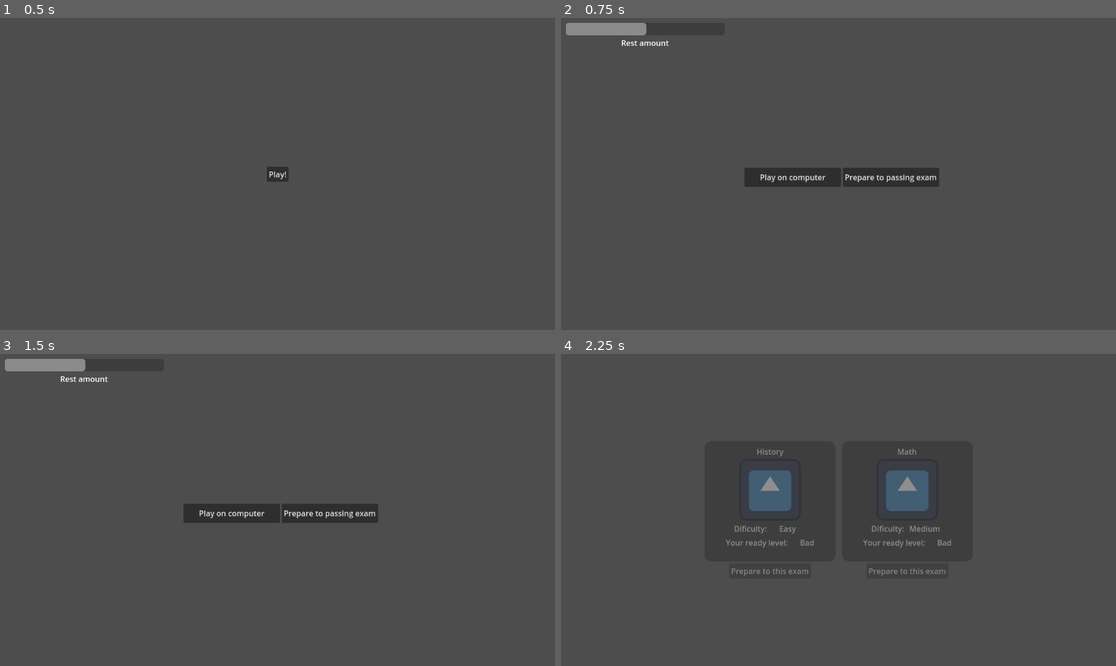
Above: before the commit, frames 1-4 (two rows, left to right).
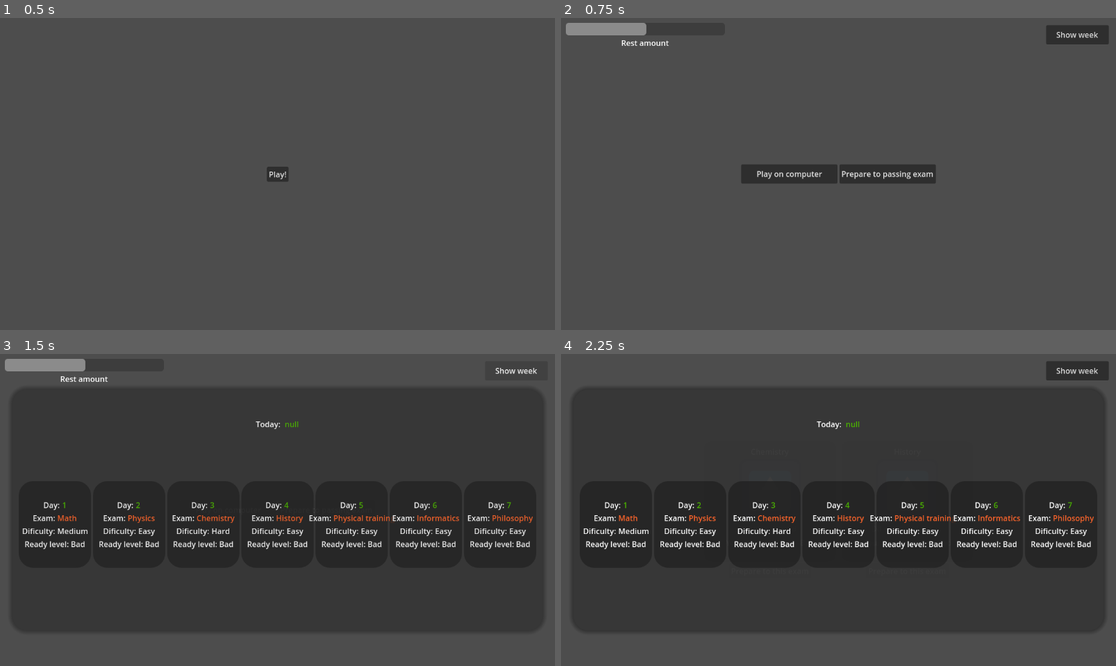
Above: after the commit, the same moments.

Repository: sudo-m3z1m/MakeItBeforeTheTest
Game: Godot game, scene res://Prefabs/UI/main_manu.tscn
The game is run twice, just before and just after one commit, with the same random seed, the same clock (stepped at 60 frames per second) and the same inputs. The engine's default icon, where the game draws it, is replaced by a stand-in: a white triangle on a blue panel in a dark square.
Inputs (mouse positions are in pixels of both pictures, inside the frame that each line leads up to):
- Up to frame 1 (0.5 s): no input
- Up to frame 2 (0.75 s): click "Play!" at 0.5 s
- Up to frame 3 (1.5 s): click (516, 369) at 1.25 s, where only the run after the commit has a clickable "Show week"
- Up to frame 4 (2.25 s): click "Prepare to passing exam" at 2 s

Frame 1 is identical in both runs. In frame 2, 1.8% of the frame differs, in the area x 32-99%, y 2-55%; in frame 3, 23%; in frame 4, 25%, in the area x 2-99%, y 2-89%.

Commit message:
Added week panel to middle step need to remake this to more flexibility

Diff:
--- a/Prefabs/Exams/exam_base.gd
+++ b/Prefabs/Exams/exam_base.gd
@@ -26,6 +26,28 @@
 	PHYS_TRAINING,
 	INFORMATICS,
 	HISTORY
+}
+
+var exam_names: Dictionary = {
+	EXAM_BASE.PHILOSOPHY : "Philosophy",
+	EXAM_BASE.MATH : "Math",
+	EXAM_BASE.CHEMISTRY : "Chemistry",
+	EXAM_BASE.PHYSICS : "Physics",
+	EXAM_BASE.PHYS_TRAINING : "Physical training",
+	EXAM_BASE.INFORMATICS : "Informatics",
+	EXAM_BASE.HISTORY : "History"
+}
+
+var exam_dificults: Dictionary = {
+	2 : "Easy",
+	3 : "Medium",
+	4: "Hard"
+}
+
+var ready_levels: Dictionary = {
+	1 : "Bad",
+	2 : "Simple good", #Need to remake in future
+	3: "Good"
 }
 
 func _ready() -> void:
--- a/Prefabs/UI/exam_ui.gd
+++ b/Prefabs/UI/exam_ui.gd
@@ -8,44 +8,22 @@
 @onready var dificulty_label: Label = $VBoxContainer/Panel/MarginContainer/VBoxContainer/HBoxContainer/DificultyMount
 @onready var ready_label: Label = $VBoxContainer/Panel/MarginContainer/VBoxContainer/HBoxContainer2/ReadyLevelMount
 
-var exam_names: Dictionary = {
-	ExamBase.EXAM_BASE.PHILOSOPHY : "Philosophy",
-	ExamBase.EXAM_BASE.MATH : "Math",
-	ExamBase.EXAM_BASE.CHEMISTRY : "Chemistry",
-	ExamBase.EXAM_BASE.PHYSICS : "Physics",
-	ExamBase.EXAM_BASE.PHYS_TRAINING : "Physical training",
-	ExamBase.EXAM_BASE.INFORMATICS : "Informatics",
-	ExamBase.EXAM_BASE.HISTORY : "History"
-}
-
-var exam_dificults: Dictionary = {
-	2 : "Easy",
-	3 : "Medium",
-	4: "Hard"
-}
-
-var ready_levels: Dictionary = {
-	1 : "Bad",
-	2 : "Simple good", #Need to remake in future
-	3: "Good"
-}
-
 var exam: Exam:
 	set(new_exam):
 		paste_block(new_exam)
 		exam = new_exam
 
 func paste_block(new_exam: Exam) -> void:
-	exam_title_label.text = exam_names[new_exam.exam]
+	exam_title_label.text = ExamBase.exam_names[new_exam.exam]
 	set_dificulty_level_label(new_exam)
 	set_ready_level_label(new_exam)
 
 func set_dificulty_level_label(new_exam: Exam) -> void:
-	dificulty_label.text = exam_dificults[int(new_exam.dificulty)]
+	dificulty_label.text = ExamBase.exam_dificults[int(new_exam.dificulty)]
 	#colors and replace dict by match
 
 func set_ready_level_label(new_exam: Exam) -> void:
-	ready_label.text = ready_levels[int(new_exam.ready_level)]
+	ready_label.text = ExamBase.ready_levels[int(new_exam.ready_level)]
 
 func _on_button_pressed():
 	exam.ready_level += 1
--- /dev/null
+++ b/Prefabs/UI/exam_week_ui.gd
@@ -0,0 +1,8 @@
+extends Panel
+
+class_name ExamWeekUI
+
+@onready var day_label: Label = $VBoxContainer/DayContainer/Day
+@onready var exam_label: Label = $VBoxContainer/ExamContainer/Exam
+@onready var dificulty_label: Label = $VBoxContainer/DificultyContainer/Dificulty
+@onready var ready_label: Label = $VBoxContainer/ReadyContainer/Ready
--- /dev/null
+++ b/Prefabs/UI/exam_week_ui.tscn
@@ -0,0 +1,92 @@
+[gd_scene load_steps=3 format=3 uid="uid://dl8p20a18bot2"]
+
+[ext_resource type="Script" path="res://Prefabs/UI/exam_week_ui.gd" id="1_nfqvc"]
+
+[sub_resource type="StyleBoxFlat" id="StyleBoxFlat_3iap5"]
+bg_color = Color(0.133333, 0.133333, 0.133333, 0.819608)
+corner_radius_top_left = 30
+corner_radius_top_right = 30
+corner_radius_bottom_right = 30
+corner_radius_bottom_left = 30
+
+[node name="ExamWeekUI" type="Panel"]
+custom_minimum_size = Vector2(150, 180)
+offset_right = 40.0
+offset_bottom = 40.0
+mouse_filter = 2
+theme_override_styles/panel = SubResource("StyleBoxFlat_3iap5")
+script = ExtResource("1_nfqvc")
+
+[node name="VBoxContainer" type="VBoxContainer" parent="."]
+layout_mode = 1
+anchors_preset = 8
+anchor_left = 0.5
+anchor_top = 0.5
+anchor_right = 0.5
+anchor_bottom = 0.5
+offset_left = -26.0
+offset_top = -25.0
+offset_right = 26.0
+offset_bottom = 25.0
+grow_horizontal = 2
+grow_vertical = 2
+mouse_filter = 2
+
+[node name="DayContainer" type="HBoxContainer" parent="VBoxContainer"]
+layout_mode = 2
+size_flags_horizontal = 4
+size_flags_vertical = 0
+mouse_filter = 2
+
+[node name="DayLabel" type="Label" parent="VBoxContainer/DayContainer"]
+layout_mode = 2
+text = "Day:"
+
+[node name="Day" type="Label" parent="VBoxContainer/DayContainer"]
+layout_mode = 2
+theme_override_colors/font_color = Color(0.294118, 0.701961, 0, 1)
+text = "null"
+
+[node name="ExamContainer" type="HBoxContainer" parent="VBoxContainer"]
+layout_mode = 2
+size_flags_horizontal = 4
+size_flags_vertical = 8
+mouse_filter = 2
+
+[node name="ExamLabel" type="Label" parent="VBoxContainer/ExamContainer"]
+layout_mode = 2
+text = "Exam:"
+
+[node name="Exam" type="Label" parent="VBoxContainer/ExamContainer"]
+layout_mode = 2
+theme_override_colors/font_color = Color(0.980392, 0.392157, 0.168627, 1)
+text = "null"
+
+[node name="DificultyContainer" type="HBoxContainer" parent="VBoxContainer"]
+layout_mode = 2
+size_flags_horizontal = 4
+size_flags_vertical = 8
+mouse_filter = 2
+
+[node name="DificultyLabel" type="Label" parent="VBoxContainer/DificultyContainer"]
+layout_mode = 2
+text = "Dificulty:"
+
+[node name="Dificulty" type="Label" parent="VBoxContainer/DificultyContainer"]
+layout_mode = 2
+theme_override_colors/font_color = Color(1, 1, 1, 1)
+text = "null"
+
+[node name="ReadyContainer" type="HBoxContainer" parent="VBoxContainer"]
+layout_mode = 2
+size_flags_horizontal = 4
+size_flags_vertical = 8
+mouse_filter = 2
+
+[node name="ReadyLabel" type="Label" parent="VBoxContainer/ReadyContainer"]
+layout_mode = 2
+text = "Ready level:"
+
+[node name="Ready" type="Label" parent="VBoxContainer/ReadyContainer"]
+layout_mode = 2
+text = "null"
--- a/Prefabs/UI/main_manu.tscn
+++ b/Prefabs/UI/main_manu.tscn
@@ -24,6 +24,7 @@
 offset_bottom = 4.0
 grow_horizontal = 2
 grow_vertical = 2
+focus_mode = 0
 text = "Play!"
 
 [connection signal="pressed" from="Button" to="." method="_on_button_pressed"]
--- a/Prefabs/UI/middle_step_ui.gd
+++ b/Prefabs/UI/middle_step_ui.gd
@@ -1,33 +1,59 @@
 extends Control
 
 @export var exam_ui_packed: PackedScene
+@export var exam_week_ui_packed: PackedScene
 
 @onready var margin_container: MarginContainer = $MarginContainer
 @onready var exams_container: HBoxContainer = $ExamsContainer
 @onready var texture: TextureRect = $TextureRect
+@onready var week_panel: Panel = $WeekPanel
+@onready var exam_week_container: HBoxContainer = $WeekPanel/MarginContainer/ExamDaysWeekContainer
+@onready var today_label: Label = $WeekPanel/MarginContainer/DayWeekContainer/DayLabel
 
 func _ready() -> void:
 	Hud.set_visible_hud(Hud.rest_progress_bar, true)
+	paste_week()
 
 func play_button_pressed():
 	ExamBase.rest_level += 25
 
+func week_button_pressed() -> void:
+	var new_alpha: Color = Color.WHITE
+	var tween: Tween = create_tween()
+
+	new_alpha.a = int(not bool(week_panel.modulate.a))
+	tween.tween_property(week_panel, "modulate", new_alpha, 0.2)
+
 func prepare_button_pressed():
-	var first_exam_ui: = exam_ui_packed.instantiate()
-	var second_exam_ui: = exam_ui_packed.instantiate()
 	var tween: Tween = get_tree().create_tween()
 	var new_alpha: Color = Color.WHITE
 
+	choose_exams()
 	Hud.set_visible_hud(Hud.rest_progress_bar, false)
-
-	exams_container.add_child(first_exam_ui)
-	exams_container.add_child(second_exam_ui)
-
-	first_exam_ui.exam = ExamBase.exams[randi() % ExamBase.exams.size()]
-	second_exam_ui.exam = ExamBase.exams[randi() % ExamBase.exams.size()]
 
 	new_alpha.a = 0
 	tween.tween_property(margin_container, "modulate", new_alpha, 0.1)
 
 	new_alpha.a = 1
 	tween.tween_property(exams_container, "modulate", new_alpha, 0.2)
+
+func choose_exams() -> void:
+	var first_exam_ui: = exam_ui_packed.instantiate()
+	var second_exam_ui: = exam_ui_packed.instantiate()
+	var first_exam_index: int = randi() % ExamBase.exams.size()
+
+	exams_container.add_child(first_exam_ui)
+	exams_container.add_child(second_exam_ui)
+
+	first_exam_ui.exam = ExamBase.exams[first_exam_index]
+	second_exam_ui.exam = ExamBase.exams[(first_exam_index + 1) % ExamBase.exams.size()]
+
+func paste_week() -> void:
+	var exam_day: ExamWeekUI
+	for exam in ExamBase.exams:
+		exam_day = exam_week_ui_packed.instantiate()
+		exam_week_container.add_child(exam_day)
+		exam_day.day_label.text = str(ExamBase.exams.find(exam) + 1)
+		exam_day.exam_label.text = ExamBase.exam_names[exam.exam]
+		exam_day.dificulty_label.text = ExamBase.exam_dificults[int(exam.dificulty)]
+		exam_day.ready_label.text = ExamBase.ready_levels[exam.ready_level]
--- a/Prefabs/UI/middle_step_ui.tscn
+++ b/Prefabs/UI/middle_step_ui.tscn
@@ -1,7 +1,17 @@
-[gd_scene load_steps=3 format=3 uid="uid://bli5c54ad58pc"]
+[gd_scene load_steps=5 format=3 uid="uid://bli5c54ad58pc"]
 
 [ext_resource type="PackedScene" uid="uid://cym68khtyqxv8" path="res://Prefabs/UI/exam_ui.tscn" id="1_l8v1w"]
 [ext_resource type="Script" path="res://Prefabs/UI/middle_step_ui.gd" id="1_y6qtf"]
+[ext_resource type="PackedScene" uid="uid://dl8p20a18bot2" path="res://Prefabs/UI/exam_week_ui.tscn" id="3_mw1qm"]
+
+[sub_resource type="StyleBoxFlat" id="StyleBoxFlat_jltqv"]
+bg_color = Color(0.219608, 0.219608, 0.219608, 0.870588)
+corner_radius_top_left = 30
+corner_radius_top_right = 30
+corner_radius_bottom_right = 30
+corner_radius_bottom_left = 30
+shadow_color = Color(0, 0, 0, 0.337255)
+shadow_size = 10
 
 [node name="MiddleStepUI" type="Control"]
 layout_mode = 3
@@ -13,6 +23,7 @@
 mouse_filter = 2
 script = ExtResource("1_y6qtf")
 exam_ui_packed = ExtResource("1_l8v1w")
+exam_week_ui_packed = ExtResource("3_mw1qm")
 
 [node name="TextureRect" type="TextureRect" parent="."]
 layout_mode = 1
@@ -21,6 +32,18 @@
 anchor_bottom = 1.0
 grow_horizontal = 2
 grow_vertical = 2
+
+[node name="WeekButton" type="Button" parent="."]
+custom_minimum_size = Vector2(130, 40)
+layout_mode = 2
+offset_left = 1007.0
+offset_top = 15.0
+offset_right = 1137.0
+offset_bottom = 55.0
+size_flags_horizontal = 8
+size_flags_vertical = 0
+focus_mode = 0
+text = "Show week"
 
 [node name="MarginContainer" type="MarginContainer" parent="."]
 layout_mode = 1
@@ -32,6 +55,8 @@
 mouse_filter = 2
 theme_override_constants/margin_left = 15
 theme_override_constants/margin_top = 15
+theme_override_constants/margin_right = 15
+theme_override_constants/margin_bottom = 15
 
 [node name="ButtonsContainer" type="HBoxContainer" parent="MarginContainer"]
 layout_mode = 2
@@ -67,5 +92,56 @@
 grow_vertical = 2
 theme_override_constants/separation = 15
 
+[node name="WeekPanel" type="Panel" parent="."]
+modulate = Color(1, 1, 1, 0)
+custom_minimum_size = Vector2(1100, 500)
+layout_mode = 1
+anchors_preset = 8
+anchor_left = 0.5
+anchor_top = 0.5
+anchor_right = 0.5
+anchor_bottom = 0.5
+offset_left = -20.0
+offset_top = -20.0
+offset_right = 20.0
+offset_bottom = 20.0
+grow_horizontal = 2
+grow_vertical = 2
+mouse_filter = 2
+theme_override_styles/panel = SubResource("StyleBoxFlat_jltqv")
+
+[node name="MarginContainer" type="MarginContainer" parent="WeekPanel"]
+layout_mode = 1
+anchors_preset = 15
+anchor_right = 1.0
+anchor_bottom = 1.0
+grow_horizontal = 2
+grow_vertical = 2
+mouse_filter = 2
+theme_override_constants/margin_left = 15
+theme_override_constants/margin_top = 60
+theme_override_constants/margin_right = 15
+
+[node name="DayWeekContainer" type="HBoxContainer" parent="WeekPanel/MarginContainer"]
+layout_mode = 2
+size_flags_horizontal = 4
+size_flags_vertical = 0
+mouse_filter = 2
+
+[node name="TodayLabel" type="Label" parent="WeekPanel/MarginContainer/DayWeekContainer"]
+layout_mode = 2
+text = "Today: "
+
+[node name="DayLabel" type="Label" parent="WeekPanel/MarginContainer/DayWeekContainer"]
+layout_mode = 2
+theme_override_colors/font_color = Color(0.294118, 0.701961, 0, 1)
+text = "null"
+
+[node name="ExamDaysWeekContainer" type="HBoxContainer" parent="WeekPanel/MarginContainer"]
+layout_mode = 2
+size_flags_vertical = 4
+mouse_filter = 2
+
+[connection signal="pressed" from="WeekButton" to="." method="week_button_pressed"]
 [connection signal="pressed" from="MarginContainer/ButtonsContainer/PlayButton" to="." method="play_button_pressed"]
 [connection signal="pressed" from="MarginContainer/ButtonsContainer/PrepareButton" to="." method="prepare_button_pressed"]
